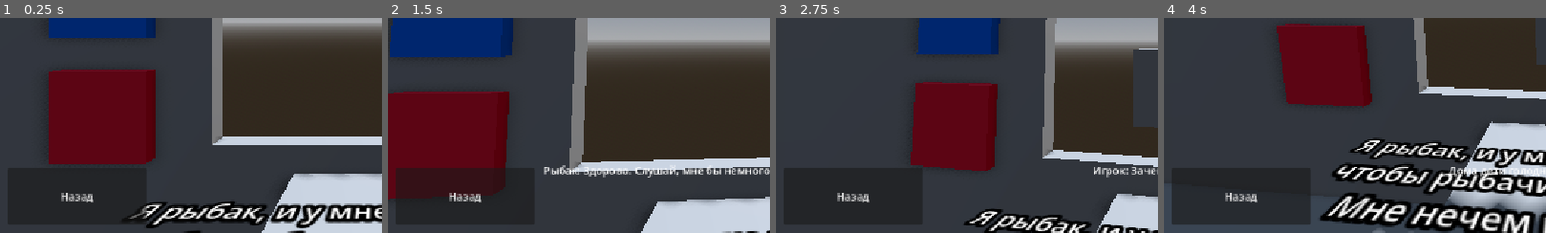
Above: before the commit, frames 1-4 (left to right).
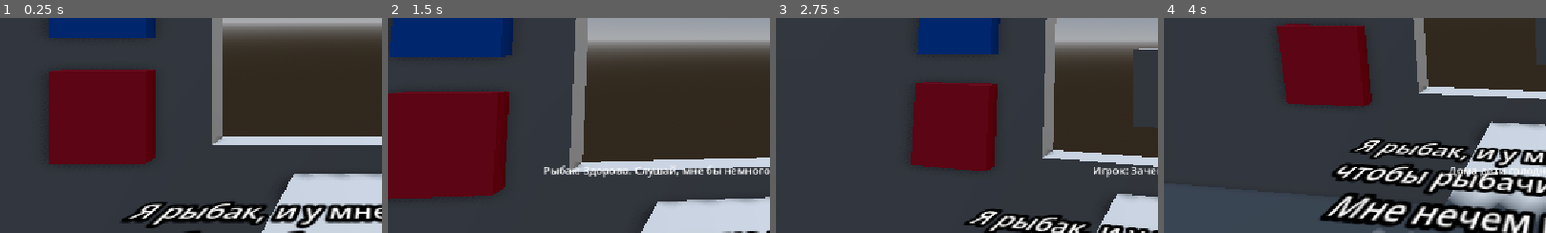
Above: after the commit, the same moments.

Repository: RolicsVin/AZS
Game: Godot game, scene res://scenes/game.tscn
Same seed, same stepped clock (60 frames per second), same inputs: the game is played once before the commit and once after it.
Inputs (mouse positions are % of the whole screen's width and height, from its top left):
- Up to frame 1 (0.25 s): no input
- Up to frame 2 (1.5 s): click (11, 91) at 0.5 s, where only the run before the commit has a clickable "Назад"; tap Enter (ui_accept) at 1.25 s; move the mouse to (72, 45) at 1.27 s; hold Right (ui_right) from 1.28 s (still down); click (72, 45) at 1.35 s
- Up to frame 3 (2.75 s): tap Enter (ui_accept) at 1.52, 2.27 s; move the mouse to (30, 55) at 2.02 s; release Right (ui_right) at 2.03 s; hold Down (ui_down) from 2.03 s (still down); click (30, 55) at 2.1 s
- Up to frame 4 (4 s): move the mouse to (60, 28) at 2.77 s; release Down (ui_down) at 2.78 s; hold Right (ui_right) 2.78-3.53 s; click (60, 28) at 2.85 s; move the mouse to (45, 70) at 3.52 s; hold Up (ui_up) from 3.53 s (still down); click (45, 70) at 3.6 s; tap Enter (ui_accept) at 3.77 s
The pictures show only the part of the screen within x 0-50%, y 49-99%; the shares and areas given below are measured in that part.

The runs differ from the first frame. In frame 1, 0.3% of the frame differs, in the area x 16-39%, y 81-94%; in frame 2, 4.0%; in frame 3, 0.2%; in frame 4, 5.9%, in the area x 2-39%, y 76-96%.

Commit message:
fixed "Назад" button

Diff:
--- a/scenes/game.gd
+++ b/scenes/game.gd
@@ -8,6 +8,7 @@
 @export var resume: Node3D ## Узел для отображения резюме кандидата
 @export var web: Panel ## Панель для отображения социальных сетей кандидата
 @export var dialog: Control ## Диалог с кандидатом
+@export var back_button: Button
 
 var index: int = -1 ## Номер текущей машины. В начале машины нет, поэтому -1
 var current_car: Car ## Текущая машина
@@ -52,6 +53,7 @@
 	if not current_car:
 		return
 	ui.show()
+	back_button.show()
 	web.set_text(current_car.get_social_networks())
 
 
@@ -63,7 +65,7 @@
 		push_error("У персонажа не задано имя стартового диалога.")
 		return
 	ui.show()
-
+	back_button.hide()
 	dialog.start_dialog(current_car.get_character())
 
 
@@ -73,9 +75,7 @@
 	ui.hide()
 
 
-
 func end_game() -> void:
-
 	ui.show()
 	$UI/Label.show()
 	$UI/Button.hide()
--- a/scenes/game.tscn
+++ b/scenes/game.tscn
@@ -189,13 +189,14 @@
 [sub_resource type="BoxShape3D" id="BoxShape3D_oq1mk"]
 size = Vector3(1.4253235, 0.89941406, 0.20532227)
 
-[node name="Game" type="Node3D" unique_id=383884584 node_paths=PackedStringArray("cars", "ui", "resume", "web", "dialog")]
+[node name="Game" type="Node3D" unique_id=383884584 node_paths=PackedStringArray("cars", "ui", "resume", "web", "dialog", "back_button")]
 script = ExtResource("1_uwrxv")
 cars = [NodePath("Cars/Car"), NodePath("Cars/Car2"), NodePath("Cars/Car3")]
 ui = NodePath("UI")
 resume = NodePath("Resume")
 web = NodePath("UI/Control/Panel")
 dialog = NodePath("UI/Dialog")
+back_button = NodePath("UI/Button")
 
 [node name="Light" type="Node3D" parent="." unique_id=653589676]
 
@@ -373,6 +374,7 @@
 script = ExtResource("8_dinhu")
 
 [node name="UI" type="Control" parent="." unique_id=197028051]
+visible = false
 layout_mode = 3
 anchors_preset = 15
 anchor_right = 1.0
@@ -494,6 +496,7 @@
 vertical_alignment = 1
 
 [node name="Button" type="Button" parent="UI" unique_id=1068076007]
+visible = false
 layout_mode = 1
 anchors_preset = 2
 anchor_top = 1.0
